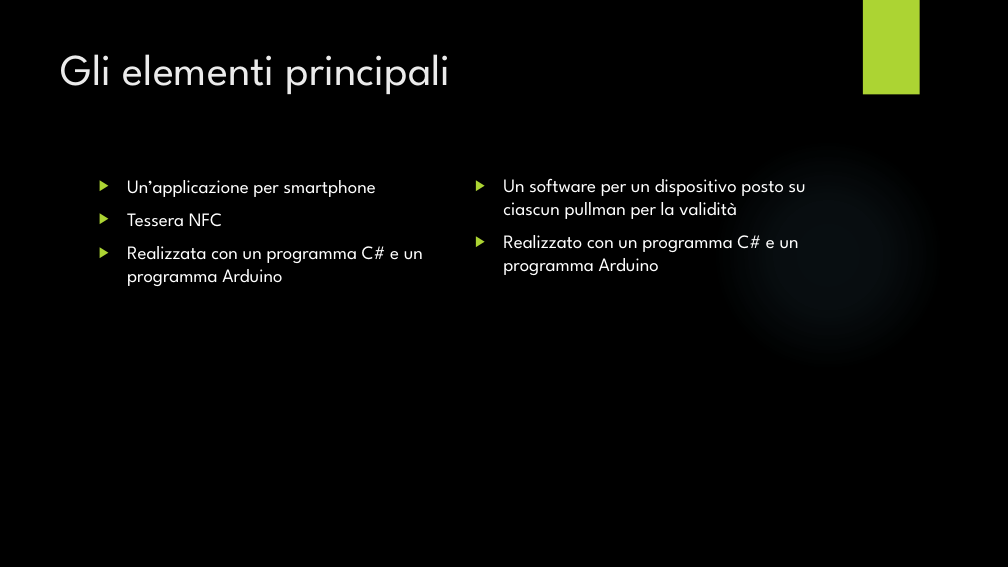
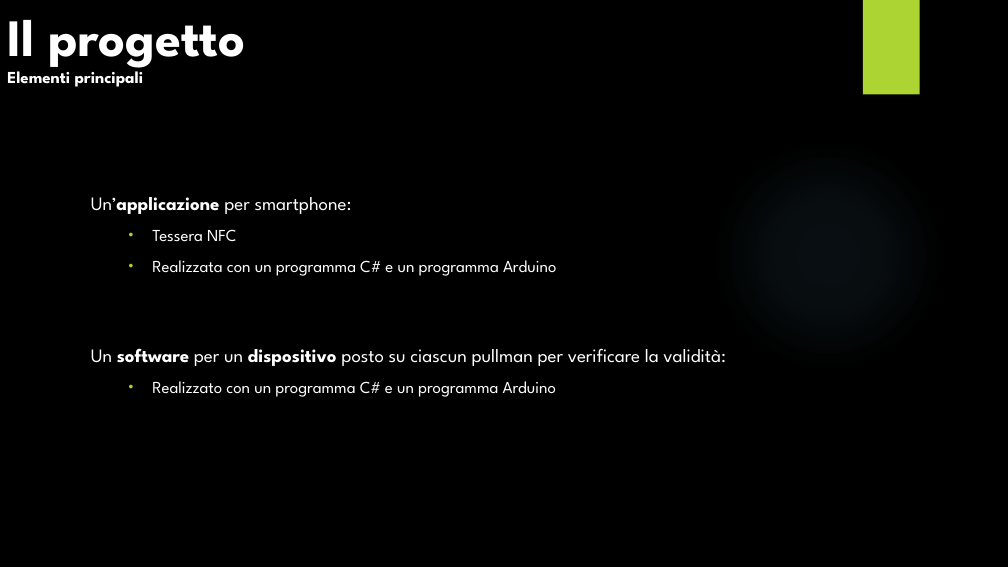
Before and after one commit to DanieleRonco/ProgettoJAItalia, a slide deck: slide 2 of Esposizione/Presentazione PPT.pptx. Drawn at 1008x567 pixels with LibreOffice and Linux fonts; fonts in the diff are those of the drawing; background and template pictures are left out. Boxes give left, top, right and bottom in pixels: in the first picture for what was removed or moved away, otherwise in the second. Text is boxed around its words. In the diff, an @@ line names an element or a change of style, - is before the commit and + after.

```diff
--- a/Esposizione/Presentazione PPT.pptx
+++ b/Esposizione/Presentazione PPT.pptx
@@ text added at [8, 20, 247, 72], 50 pt, text #FFFFFF, bold @@
+Il progetto
@@ title removed at [61, 54, 451, 94] @@
-Gli elementi principali
@@ text added at [7, 66, 143, 87], 16 pt, text #FFFFFF, bold @@
+Elementi principali
@@ text "Un’applicazione per smartphone:": place and size @@
-text "Un’applicazione per smartphone:" at [127, 180, 423, 286]
+text "Un’applicazione per smartphone:" at [91, 197, 556, 276]
@@ text at [91, 197, 352, 214]: text changed @@
-▶ Un’applicazione per smartphone
+Un’applicazione per smartphone:
@@ text at [152, 229, 556, 276]: size 18 to 16 pt in "Tessera NFC", "Realizzata con un programma C# e un ..."; bullet ▶ to •; list level 1 to 2 in "Tessera NFC"; list level 1 to 2 in "Realizzata con un programma C# ..." @@
@@ text "Un software per un dispositivo ...": place and size @@
-text "Un software per un dispositivo ..." at [503, 178, 806, 275]
+text "Un software per un dispositivo ..." at [91, 348, 726, 397]
@@ text at [91, 348, 726, 366]: text changed @@
-▶ Un software per un dispositivo posto su ciascun pullman per la validità
+Un software per un dispositivo posto su ciascun pullman per verificare la validità:
@@ text at [152, 381, 556, 397]: size 18 to 16 pt in "Realizzato con un programma C# e un ..."; bullet ▶ to •; list level 1 to 2 in "Realizzato con un programma C# ..." @@
```
Also in this commit, not shown: 3 other slides changed, 2 slides added, 1 slide removed.
